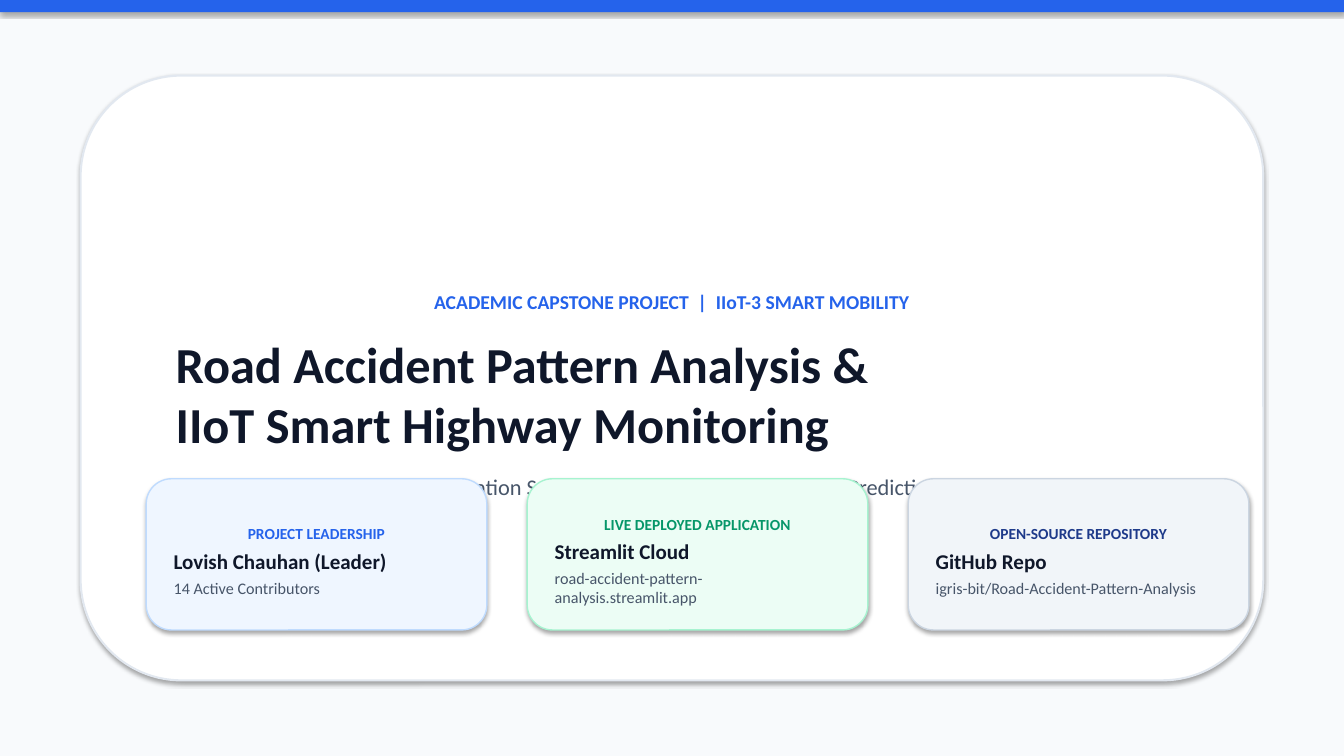
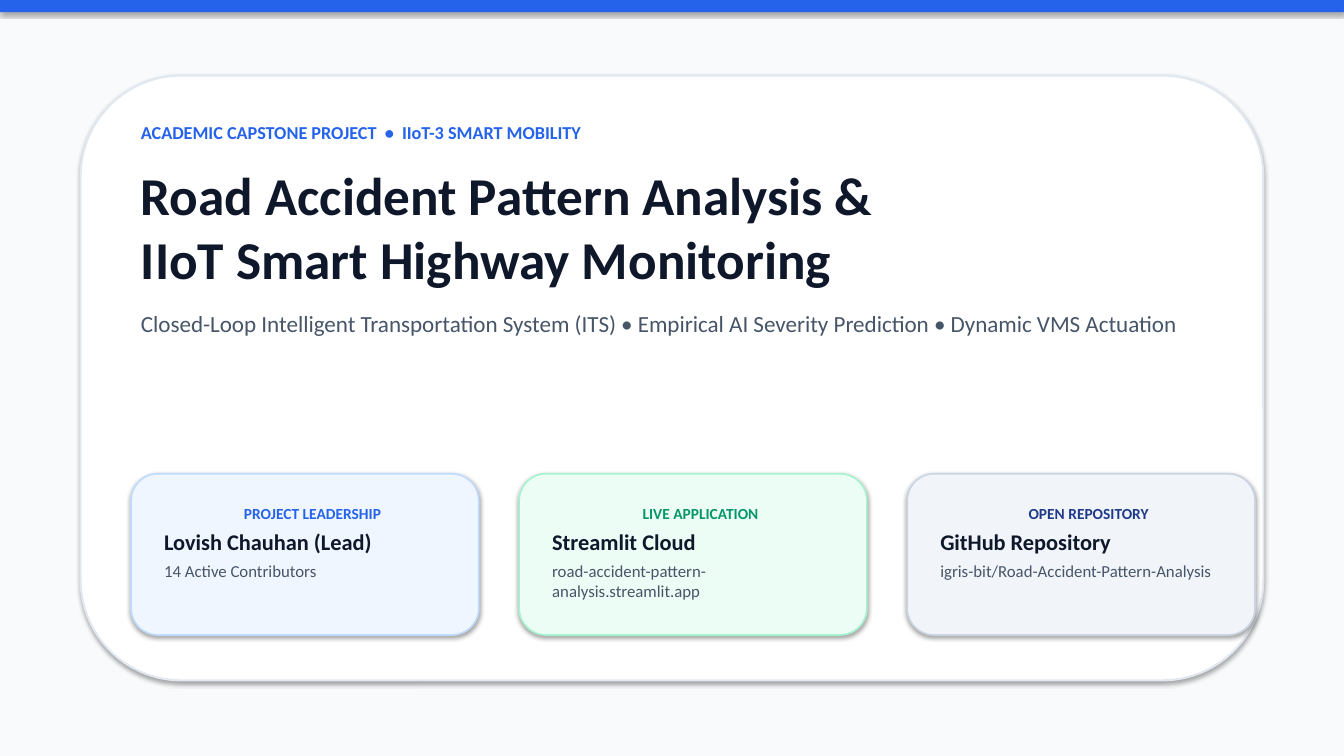
Before and after one commit to igris-bit/Road-Accident-Pattern-Analysis, a slide deck: slide 1 of docs/presentation/Road_Accident_Pattern_Analysis_Presentation.pptx. Drawn at 1344x756 pixels with LibreOffice and Linux fonts; fonts in the diff are those of the drawing. Boxes give left, top, right and bottom in pixels: in the first picture for what was removed or moved away, otherwise in the second. Text is boxed around its words. In the diff, an @@ line names an element or a change of style, - is before the commit and + after.

Commit message:
Refine PPT layout with modular member cards, increased font sizes, and top-aligned concise text

```diff
--- a/docs/presentation/Road_Accident_Pattern_Analysis_Presentation.pptx
+++ b/docs/presentation/Road_Accident_Pattern_Analysis_Presentation.pptx
@@ text added at (141,127,1176,336), 16.5 pt, text #475569, bold @@
+ACADEMIC CAPSTONE PROJECT • IIoT-3 SMART MOBILITY
+Road Accident Pattern Analysis &
+IIoT Smart Highway Monitoring
+Closed-Loop Intelligent Transportation System (ITS) • Empirical AI Severity Prediction • Dynamic VMS Actuation
@@ text in rounded rectangle at (176,296,1087,501): text removed @@
-ACADEMIC CAPSTONE PROJECT | IIoT-3 SMART MOBILITY
-Road Accident Pattern Analysis &
-IIoT Smart Highway Monitoring
-Closed-Loop Intelligent Transportation System (ITS) • Empirical AI Severity Prediction • Dynamic VMS Actuation
@@ rounded rectangle "PROJECT LEADERSHIP": place and size @@
-rounded rectangle "PROJECT LEADERSHIP" at (146,479,487,630)
+rounded rectangle "PROJECT LEADERSHIP" at (131,474,479,635)
@@ rounded rectangle "PROJECT LEADERSHIP" at (131,474,479,635): vertical alignment middle to top; outline #BFDBFE 1 pt to #BFDBFE 1.2 pt @@
@@ rounded rectangle "LIVE APPLICATION": place and size @@
-rounded rectangle "LIVE APPLICATION" at (527,479,868,630)
+rounded rectangle "LIVE APPLICATION" at (519,474,867,635)
@@ rounded rectangle "LIVE APPLICATION" at (519,474,867,635): vertical alignment middle to top; outline #A7F3D0 1 pt to #A7F3D0 1.2 pt @@
@@ rounded rectangle "OPEN REPOSITORY": place and size @@
-rounded rectangle "OPEN REPOSITORY" at (908,479,1249,630)
+rounded rectangle "OPEN REPOSITORY" at (907,474,1255,635)
@@ rounded rectangle "OPEN REPOSITORY" at (907,474,1255,635): vertical alignment middle to top; outline #CBD5E1 1 pt to #CBD5E1 1.2 pt @@
@@ text in rounded rectangle at (643,509,758,519): text changed @@
-LIVE DEPLOYED APPLICATION
+LIVE APPLICATION
@@ text in rounded rectangle at (940,509,1148,554): text changed; size 11 to 16 pt; text colour #1E3A8A to #0F172A @@
-OPEN-SOURCE REPOSITORY
-GitHub Repo
+OPEN REPOSITORY
+GitHub Repository
@@ text in rounded rectangle at (164,533,372,553): text changed; size 15 to 16 pt @@
-Lovish Chauhan (Leader)
+Lovish Chauhan (Lead)
@@ text in rounded rectangle at (552,534,706,600): size 15 to 16 pt in "Streamlit Cloud"; size 11.5 to 12 pt in "road-accident-pattern-analysis.streamlit.app"; more space between paragraphs @@
@@ text in rounded rectangle at (164,565,317,577): size 11.5 to 12 pt in "14 Active Contributors" @@
@@ text in rounded rectangle at (940,565,1211,580): size 11.5 to 12 pt in "igris-bit/Road-Accident-Pattern-Analysis" @@
```
Also in this commit, not shown: 9 other slides changed.
